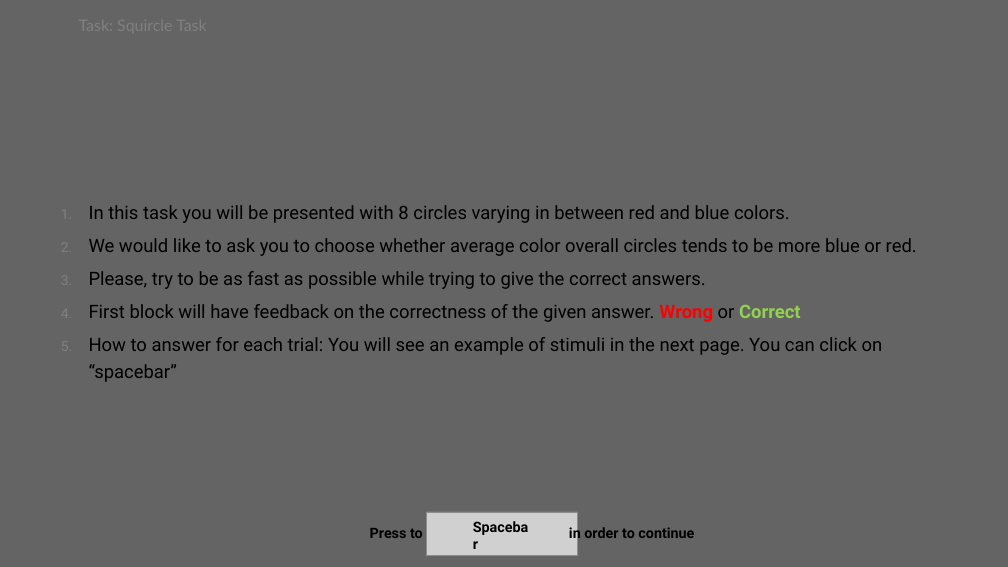
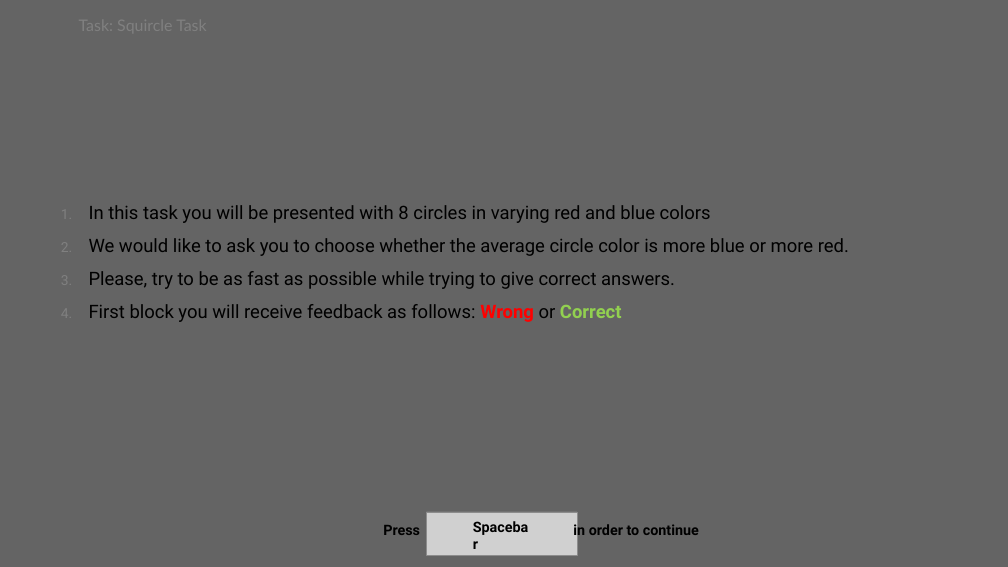
Before and after one commit to Ibrahim-V-Arslan/MT_Sequential_Effects, a slide deck: slide 1 of Squircle experiment/Instructions/Instruction Creator.pptx. Drawn at 1008x567 pixels with LibreOffice and Linux fonts; fonts in the diff are those of the drawing; grey boxes stand for pictures. Boxes give left, top, right and bottom in pixels: in the first picture for what was removed or moved away, otherwise in the second. Text is boxed around its words. In the diff, an @@ line names an element or a change of style, - is before the commit and + after.

```diff
--- a/Squircle experiment/Instructions/Instruction Creator.pptx
+++ b/Squircle experiment/Instructions/Instruction Creator.pptx
@@ text at (89, 205, 849, 322): text changed @@
-1. In this task you will be presented with 8 circles varying in between red and blue colors.
-2. We would like to ask you to choose whether average color overall circles tends to be more blue or red.
-3. Please, try to be as fast as possible while trying to give the correct answers.
-4. First block will have feedback on the correctness of the given answer. Wrong or Correct
-5. How to answer for each trial: You will see an example of stimuli in the next page. You can click on “spacebar”
+1. In this task you will be presented with 8 circles in varying red and blue colors
+2. We would like to ask you to choose whether the average circle color is more blue or more red.
+3. Please, try to be as fast as possible while trying to give correct answers.
+4. First block you will receive feedback as follows: Wrong or Correct
@@ text at (383, 522, 699, 540): text changed @@
-Press to in order to continue
+Press in order to continue
```
Also in this commit, not shown: 3 other slides changed, 25 other files.
